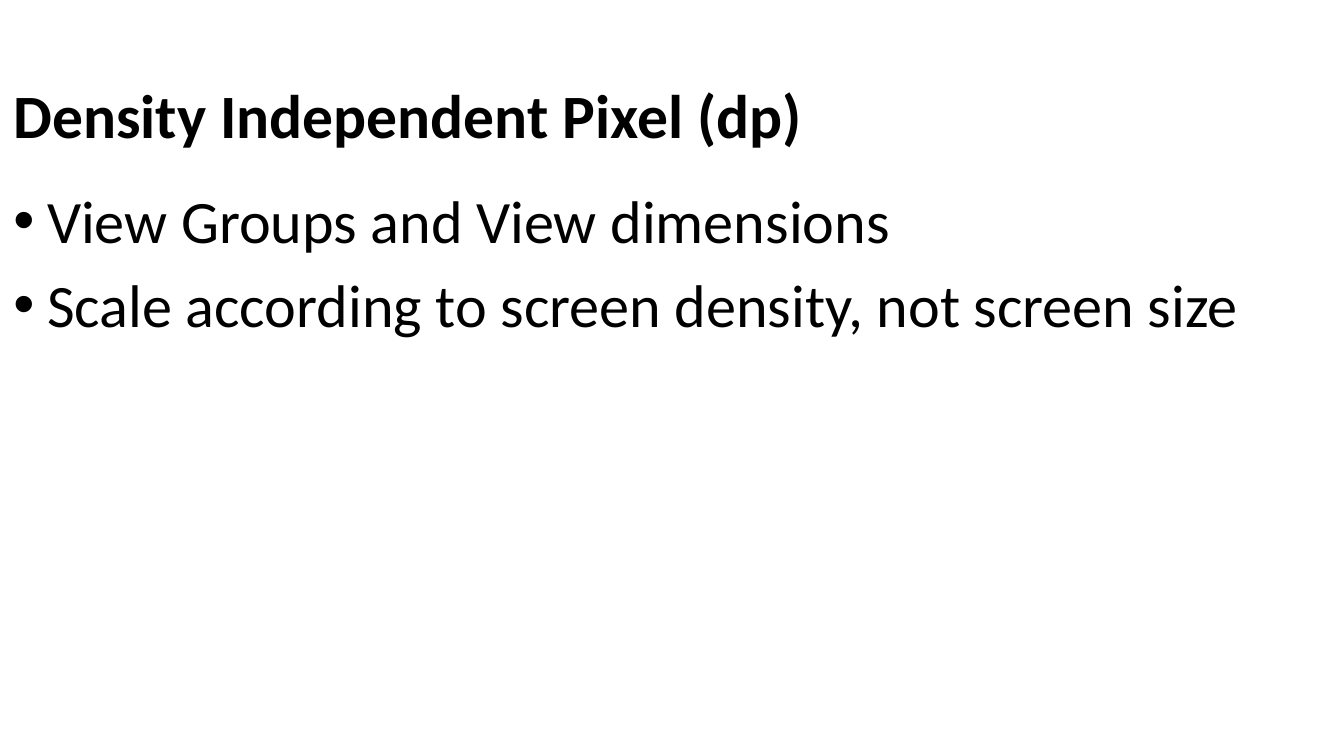
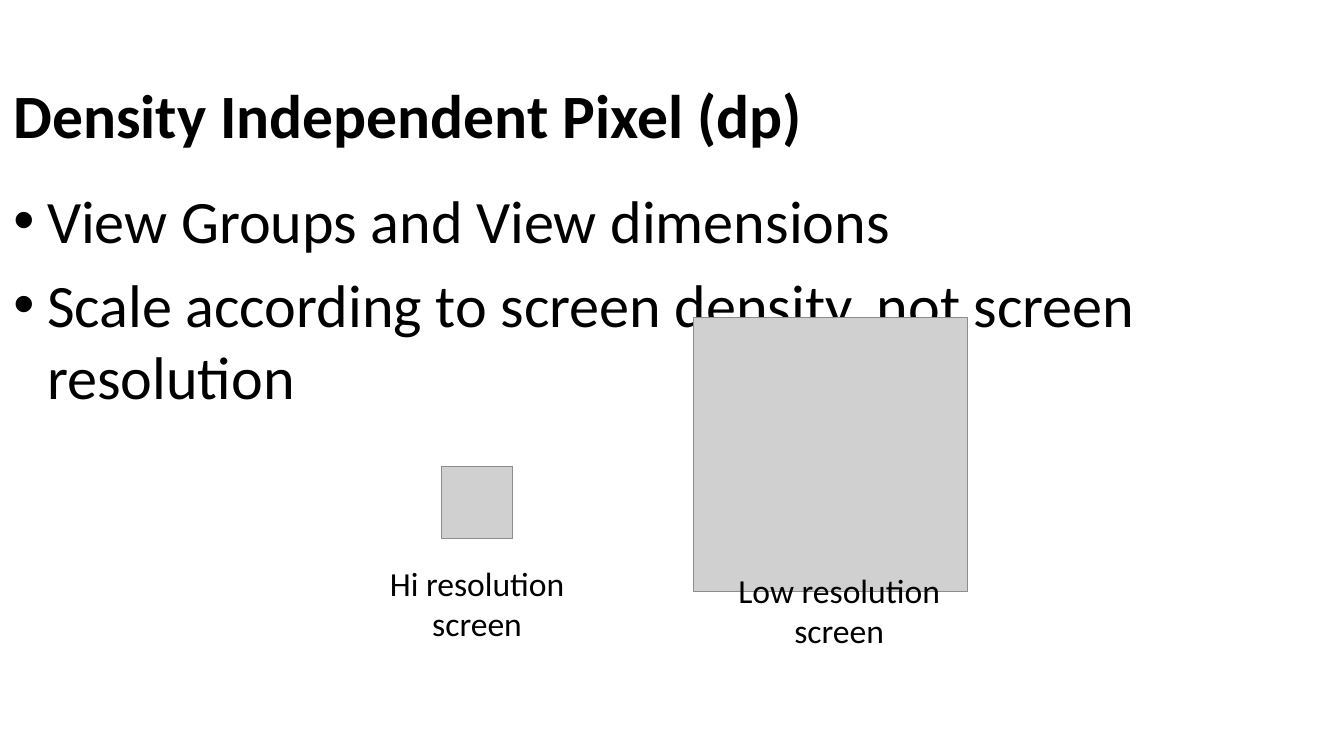
Before and after one commit to Batch-xx/Android-Lunch-Learn, a slide deck: slide 55 of slides/Android Studio_Activities_Fragments.pptx (slide 40 before the commit). Drawn at 1344x756 pixels with LibreOffice and Linux fonts; fonts in the diff are those of the drawing; grey boxes stand for pictures; background and template pictures are left out. Boxes give left, top, right and bottom in pixels: in the first picture for what was removed or moved away, otherwise in the second. Text is boxed around its words. In the diff, an @@ line names an element or a change of style, - is before the commit and + after.

Commit message:
update slides

```diff
--- a/slides/Android Studio_Activities_Fragments.pptx
+++ b/slides/Android Studio_Activities_Fragments.pptx
@@ text at bbox=[47, 277, 1135, 400]: text changed @@
-• Scale according to screen density, not screen size
+• Scale according to screen density, not screen resolution
@@ picture added at bbox=[694, 318, 968, 592] @@
@@ picture added at bbox=[442, 467, 513, 538] @@
@@ text added at bbox=[390, 572, 564, 637], 24 pt, text #000000 @@
+Hi resolution screen
@@ text added at bbox=[738, 579, 940, 644], 24 pt, text #000000 @@
+Low resolution screen
```
Also in this commit, not shown: 8 other slides changed, 19 slides added, 4 slides removed, 1 other file.
